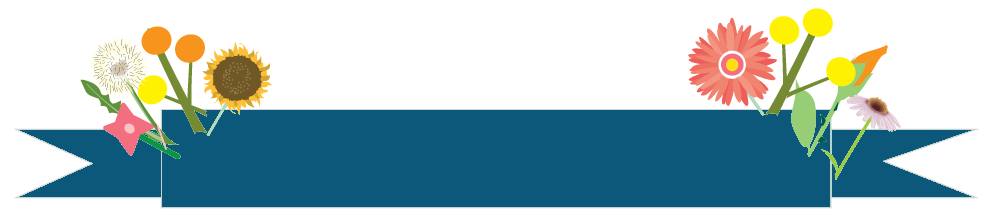
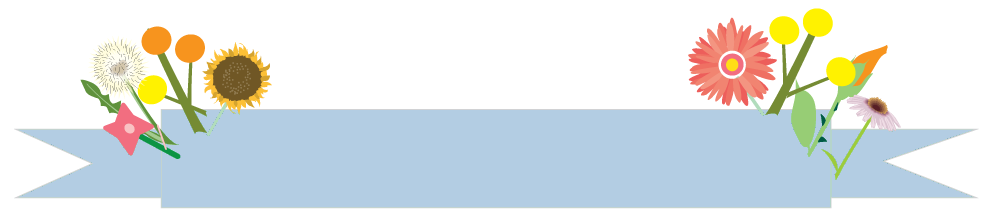
Layered file, before and after one edit (991x219). Changes by layer:
painted on "Pasted Layer" over <box>20,110,972,207</box>
